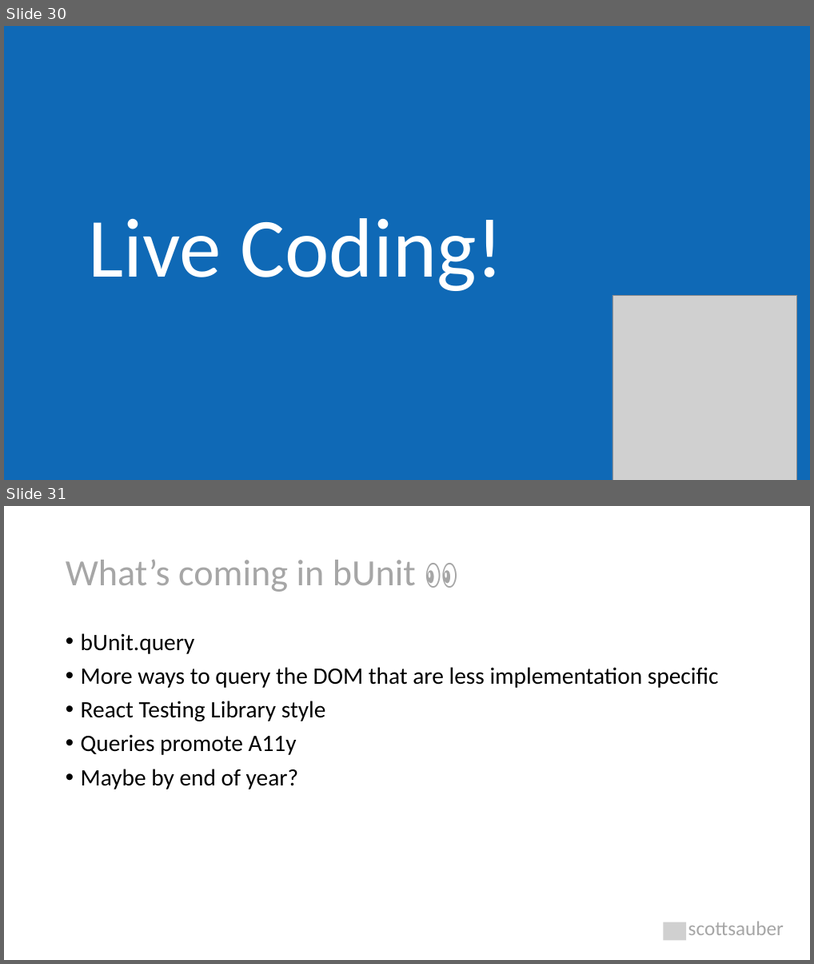
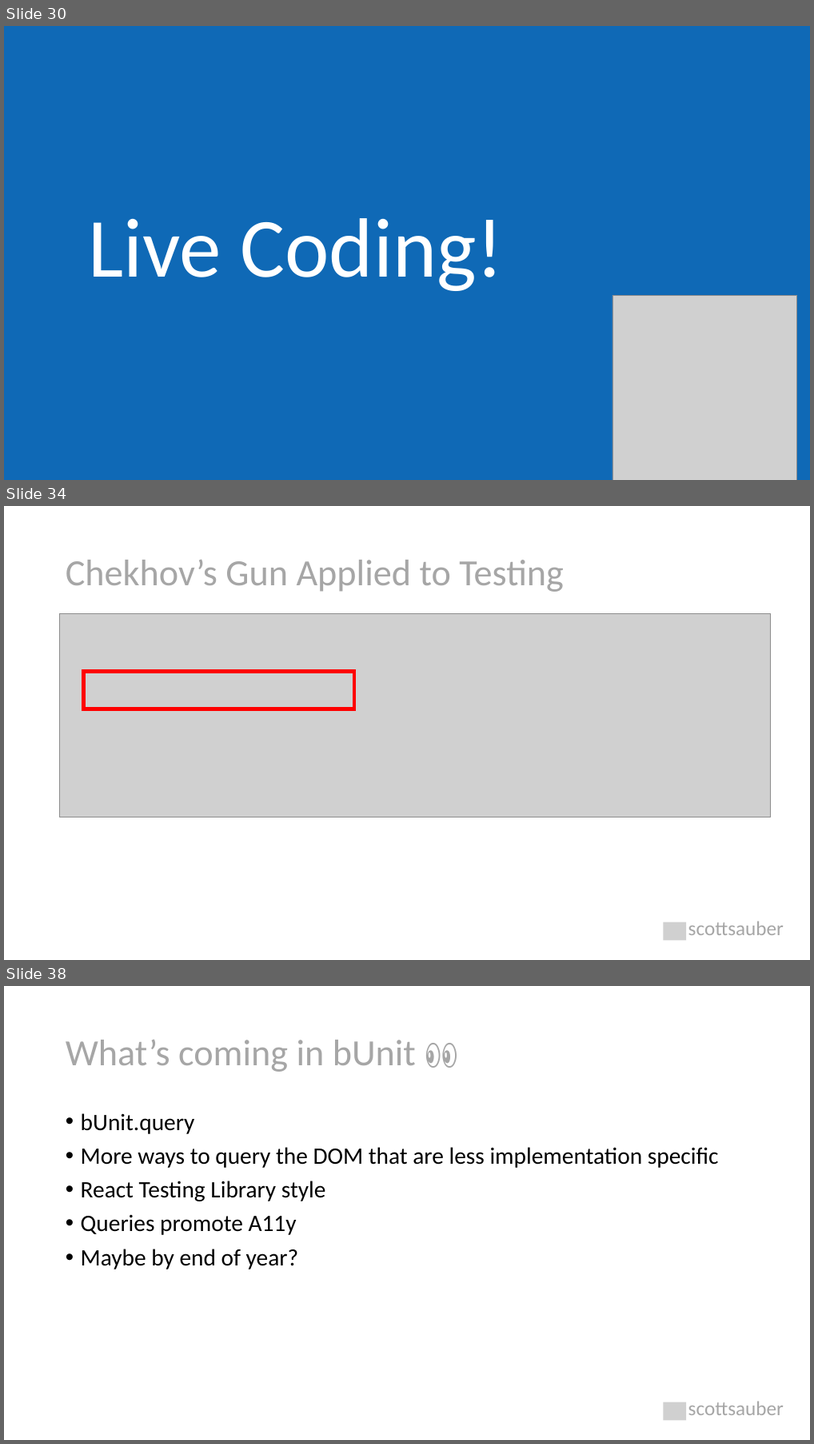
Before and after one commit to scottsauber/talks, a slide deck: 2023-11-09-JetBrains-TDDWithBlazor/TDD with Blazor.pptx. Shown one above the other, each under a label of ours: slides 30 and 31 before the commit, slides 30, 34 and 38 after it; the slides between them are not shown. The pictures are 814x964 and 814x1444 pixels, drawn with LibreOffice and Linux fonts; fonts in the diff are those of the drawing; grey boxes stand for pictures. Boxes give left, top, right and bottom in pixels: in the first picture for what was removed or moved away, otherwise in the second. Text is boxed around its words. In the diff, an @@ line names an element or a change of style, - is before the commit and + after.

```diff
--- a/2023-11-09-JetBrains-TDDWithBlazor/TDD with Blazor.pptx
+++ b/2023-11-09-JetBrains-TDDWithBlazor/TDD with Blazor.pptx
@@ slide 34 added at [4, 506, 810, 960], background #FFFFFF @@
@@ title added at [66, 560, 564, 592], 44 pt, text #A6A6A6 @@
+Chekhov’s Gun Applied to Testing
@@ picture added at [60, 614, 772, 817] @@
@@ rectangle added at [84, 671, 355, 708], outline #FF0000 4.5 pt @@
@@ picture added at [663, 922, 686, 940] @@
@@ text added at [689, 920, 784, 935], 24 pt, text #A6A6A6 @@
+scottsauber
@@ what was slide 31 is now slide 38 @@
```
Also in this commit, not shown: 8 other slides added, 14 other files.
